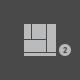
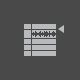
Two versions of the same layered image (80 × 80). Layer-by-layer changes:
showed group "arranger" (18 layers) over [24, 24, 64, 56]
added layer "Triangle in" (1st of 2, in "arranger") in group "arranger" over [58, 25, 64, 33]
moved "Group 4" above "Group 5" over [31, 45, 47, 50]
moved "Group 5" above "Rectangle 3" over [24, 51, 56, 56]
hid "panels_pg2", painted on it over [24, 24, 71, 56]
